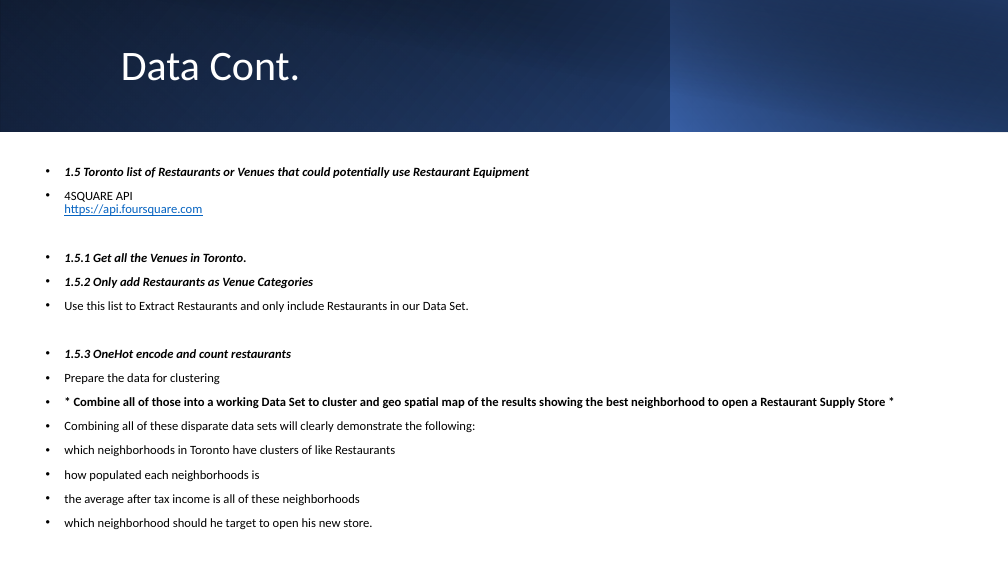
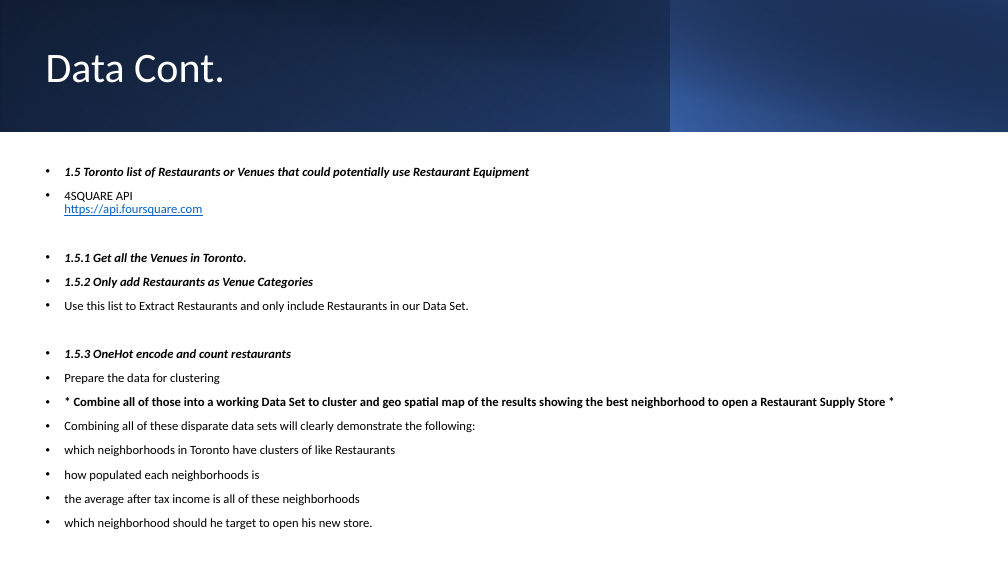
Before and after one commit to vir007/Coursera_Capstone, a slide deck: slide 6 of Week 4_5/Week_5_Presentation.pptx. Drawn at 1008x567 pixels with LibreOffice and Linux fonts; fonts in the diff are those of the drawing. Boxes give left, top, right and bottom in pixels: in the first picture for what was removed or moved away, otherwise in the second. Text is boxed around its words. In the diff, an @@ line names an element or a change of style, - is before the commit and + after.

```diff
--- a/Week 4_5/Week_5_Presentation.pptx
+++ b/Week 4_5/Week_5_Presentation.pptx
@@ title "Data Cont.": place and size @@
-title "Data Cont." at [121, 52, 301, 81]
+title "Data Cont." at [46, 54, 225, 83]
```
Also in this commit, not shown: 10 other slides changed, 1 other file.
